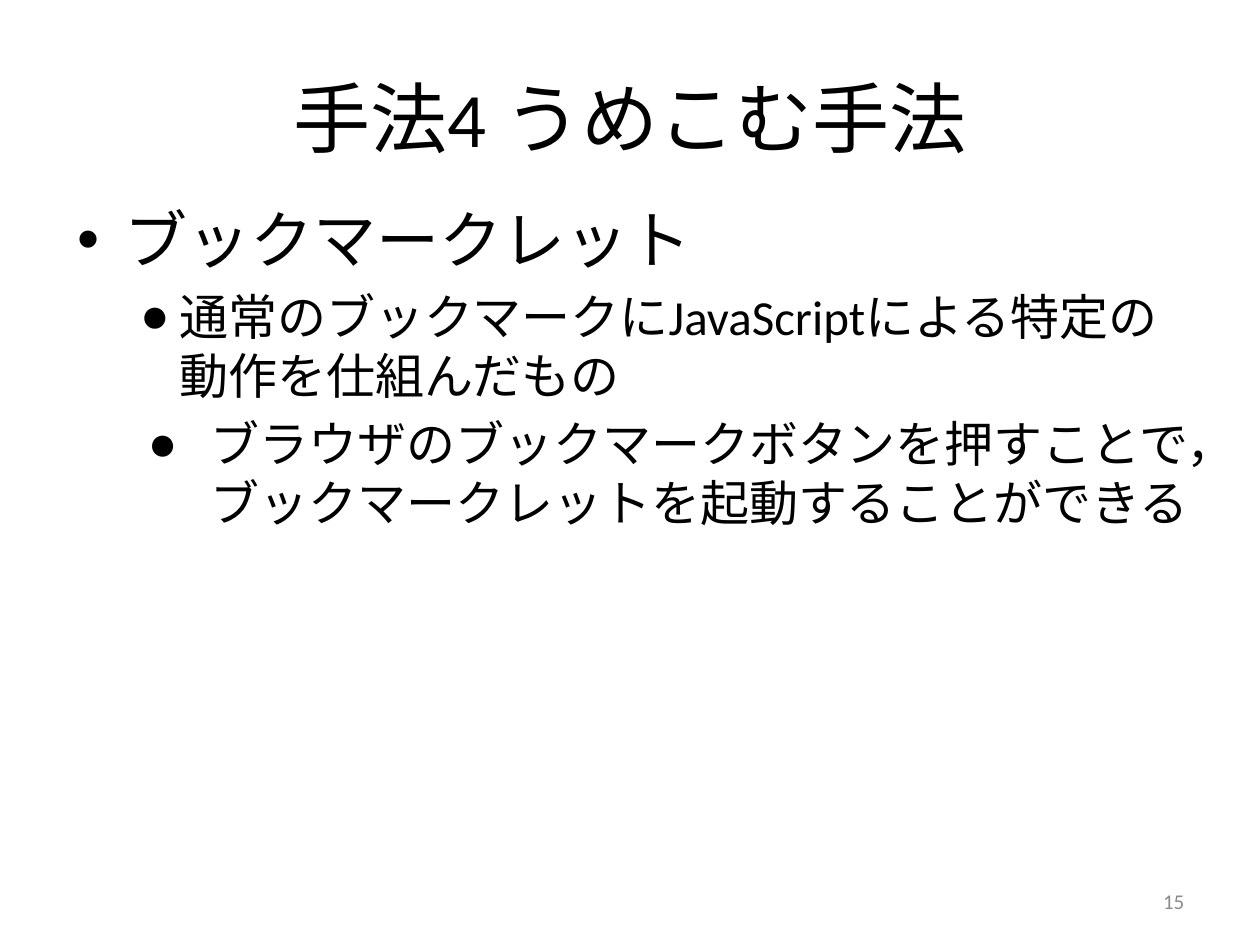
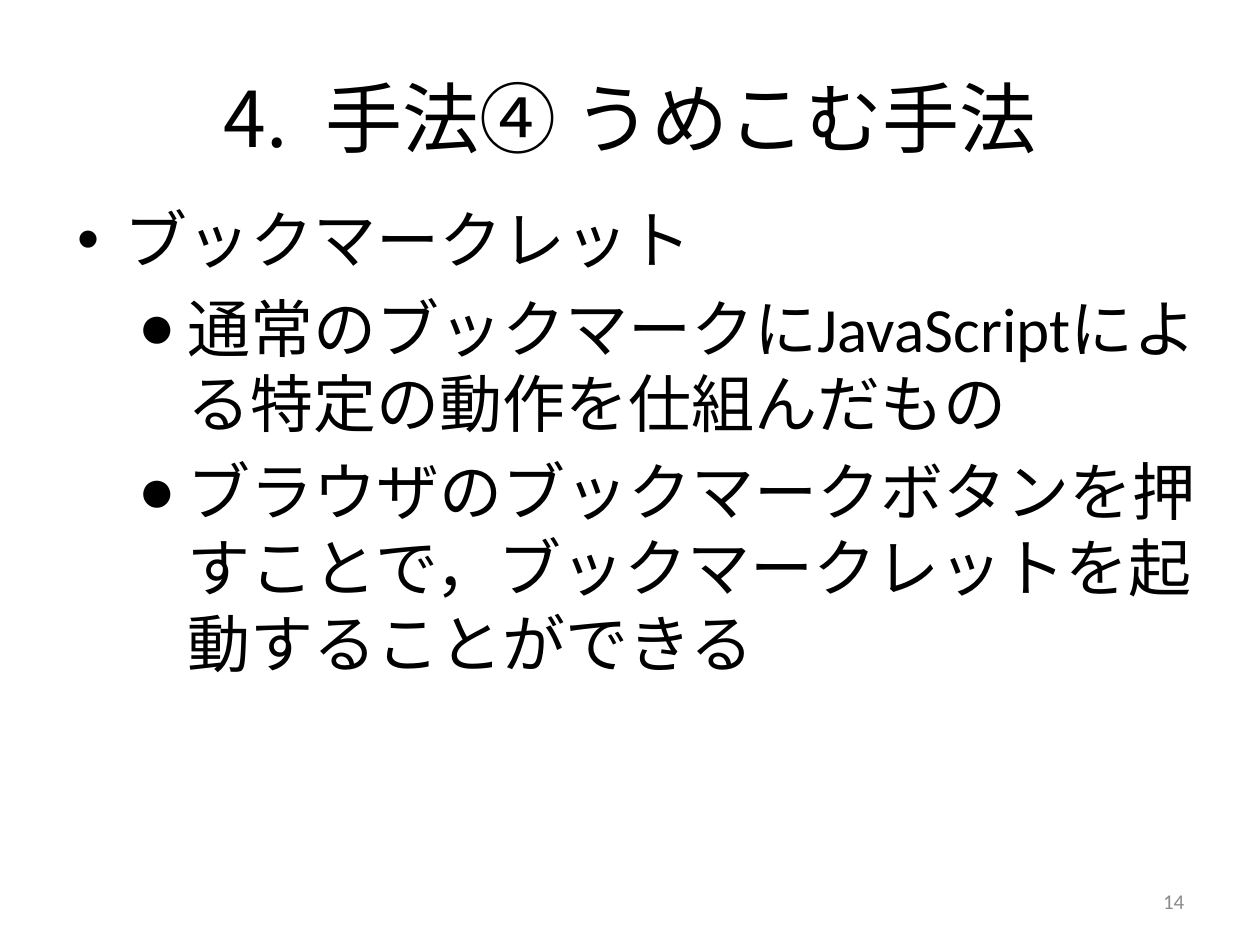
Before and after one commit to keimatsui/kadai, a slide deck: slide 14 of 卒業論文/2012/工藤亮/卒論発表（工藤）.pptx (slide 15 before the commit). Drawn at 1260x945 pixels with LibreOffice and Linux fonts; fonts in the diff are those of the drawing. Boxes give left, top, right and bottom in pixels: in the first picture for what was removed or moved away, otherwise in the second. Text is boxed around its words. In the diff, an @@ line names an element or a change of style, - is before the commit and + after.

```diff
--- a/卒業論文/2012/工藤亮/卒論発表（工藤）.pptx
+++ b/卒業論文/2012/工藤亮/卒論発表（工藤）.pptx
@@ title at [326,82,1036,154]: text changed @@
-手法4 うめこむ手法
+4. 手法④ うめこむ手法
@@ text at [188,298,1197,672]: size 28 to 36 pt in "通常のブックマークにJavaScriptによる特定の動作を仕組んだもの", "ブラウザのブックマークボタンを押すことで，ブックマークレットを起動することができる"; indent changed; more space between paragraphs @@
@@ page number at [1163,895,1184,909]: text changed @@
-15
+14
```
Also in this commit, not shown: 19 other slides changed, 2 slides added, 1 slide removed.
